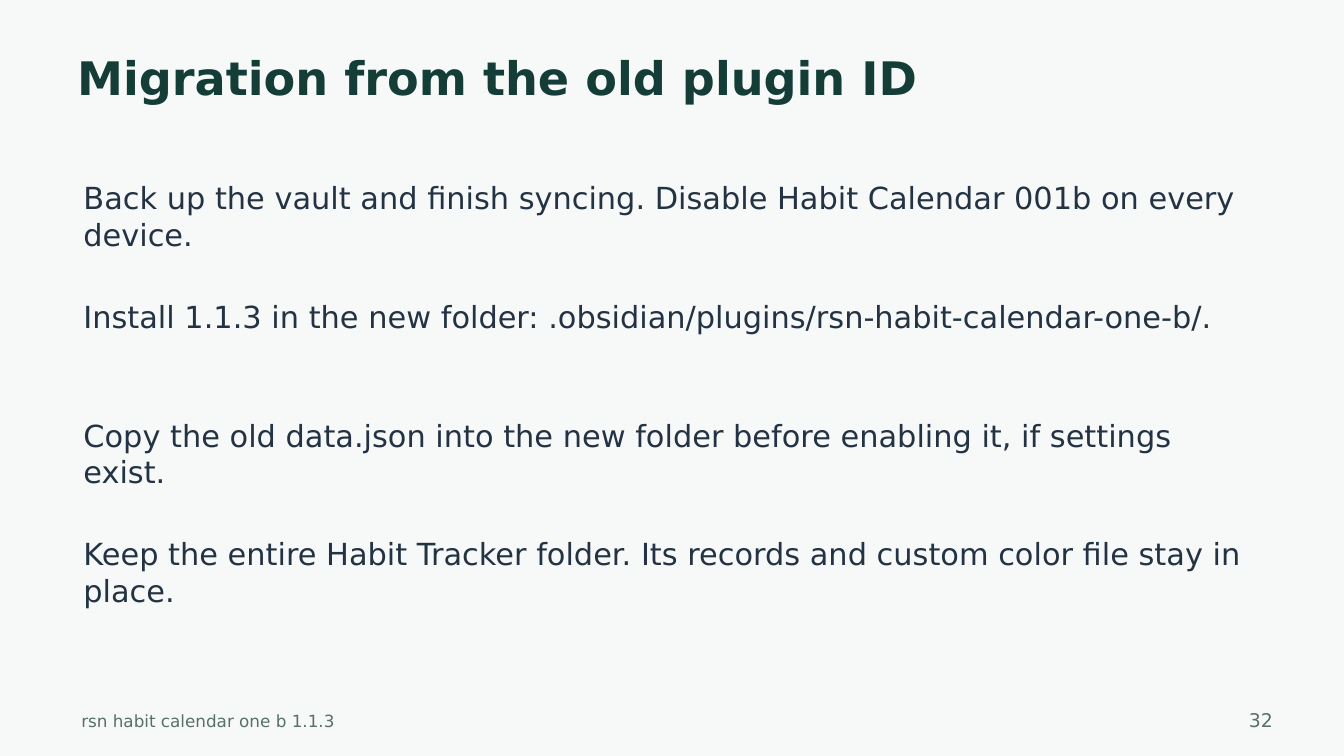
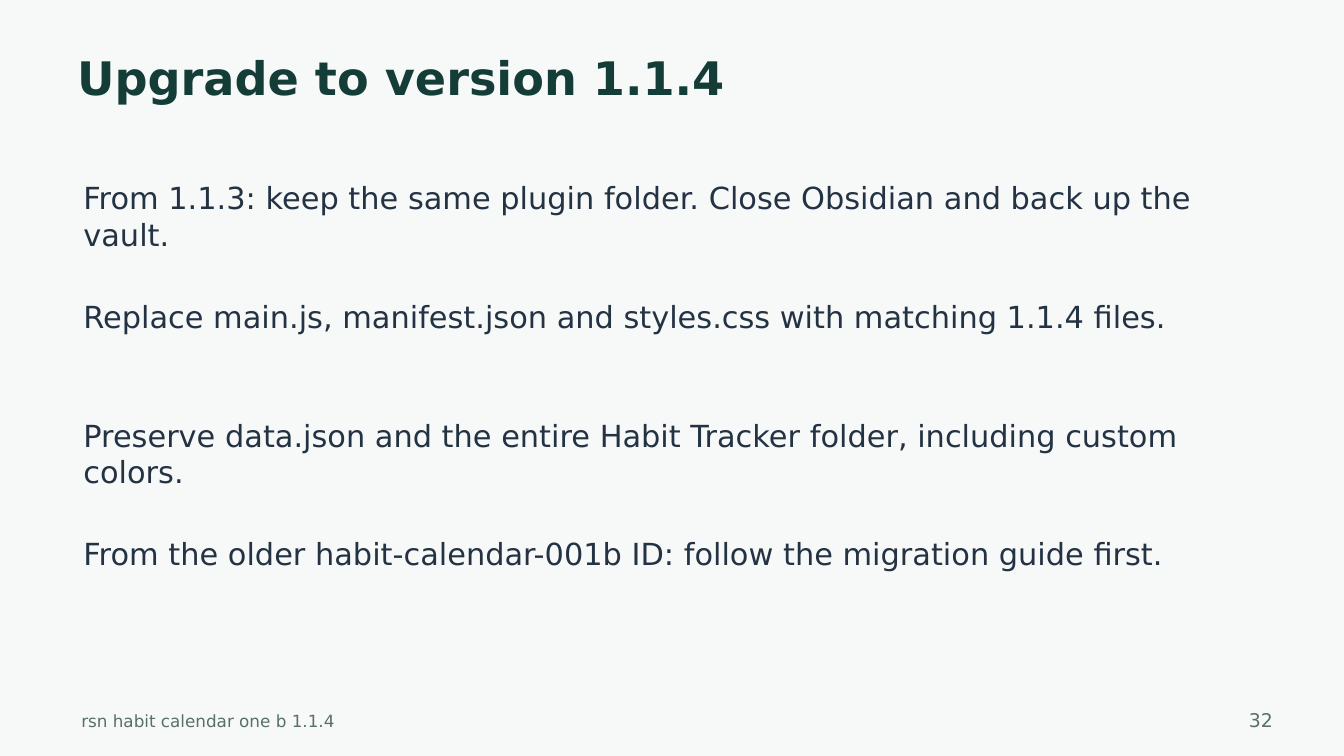
Before and after one commit to harharhari/rsn-habit-tracker-obsidian-plugin, a slide deck: slide 32 of docs/rsn-habit-calendar-one-b-tutorial.pptx. Drawn at 1344x756 pixels with LibreOffice and Linux fonts; fonts in the diff are those of the drawing. Boxes give left, top, right and bottom in pixels: in the first picture for what was removed or moved away, otherwise in the second. Text is boxed around its words. In the diff, an @@ line names an element or a change of style, - is before the commit and + after.

```diff
--- a/docs/rsn-habit-calendar-one-b-tutorial.pptx
+++ b/docs/rsn-habit-calendar-one-b-tutorial.pptx
@@ text at (77, 60, 724, 105): text changed @@
-Migration from the old plugin ID
+Upgrade to version 1.1.4
@@ text at (83, 186, 1191, 247): text changed @@
-Back up the vault and finish syncing. Disable Habit Calendar 001b on every device.
+From 1.1.3: keep the same plugin folder. Close Obsidian and back up the vault.
@@ text at (83, 305, 1166, 334): text changed @@
-Install 1.1.3 in the new folder: .obsidian/plugins/rsn-habit-calendar-one-b/.
+Replace main.js, manifest.json and styles.css with matching 1.1.4 files.
@@ text at (83, 424, 1177, 484): text changed @@
-Copy the old data.json into the new folder before enabling it, if settings exist.
+Preserve data.json and the entire Habit Tracker folder, including custom colors.
@@ text at (83, 542, 1163, 571): text changed @@
-Keep the entire Habit Tracker folder. Its records and custom color file stay in place.
+From the older habit-calendar-001b ID: follow the migration guide first.
@@ text at (81, 714, 335, 727): text changed @@
-rsn habit calendar one b 1.1.3
+rsn habit calendar one b 1.1.4
```
Also in this commit, not shown: 37 other slides changed, 26 other files.
